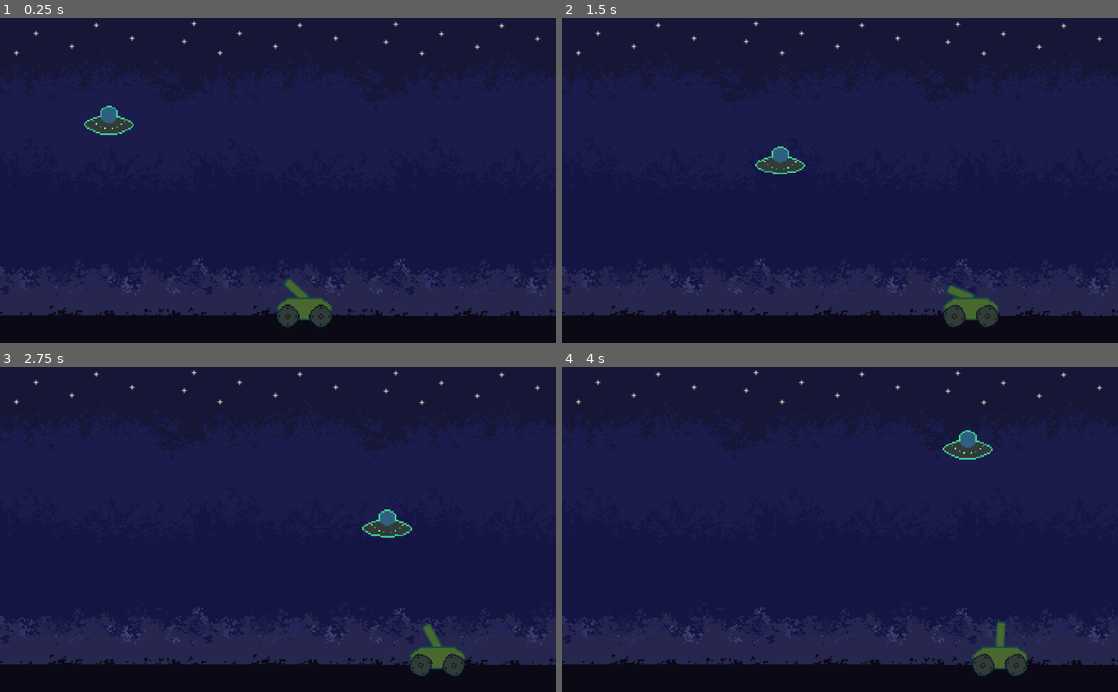
Above: before the commit, frames 1-4 (two rows, left to right).
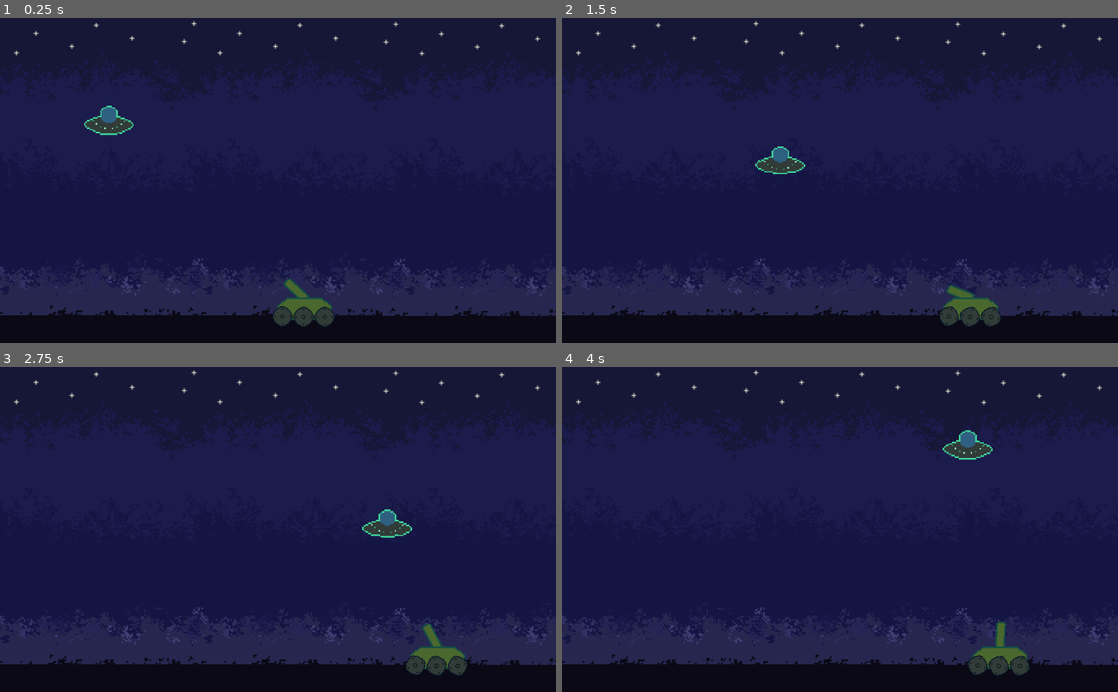
Above: after the commit, the same moments.

Repository: zMenta/Godot-Projects
Game: Godot game, scene res://Scenes/Main.tscn
The game is run twice, just before and just after one commit, with the same random seed, the same clock (stepped at 60 frames per second) and the same inputs.
Inputs (mouse positions are in pixels of both pictures, inside the frame that each line leads up to):
- Up to frame 1 (0.25 s): no input
- Up to frame 2 (1.5 s): move the mouse to (962, 164) at 0.52 s; hold Right (ui_right) 0.53-1.28 s; move the mouse to (728, 196) at 1.27 s; hold Left (ui_left) from 1.28 s (still down)
- Up to frame 3 (2.75 s): move the mouse to (333, 458) at 2.02 s; release Left (ui_left) at 2.03 s; hold Right (ui_right) from 2.03 s (still down)
- Up to frame 4 (4 s): move the mouse to (812, 594) at 2.77 s; move the mouse to (1006, 578) at 3.52 s; release Right (ui_right) at 3.53 s; hold Left (ui_left) from 3.53 s (still down)

The runs differ from the first frame. In frame 1, 0.3% of the frame differs, in the area x 49-61%, y 88-96%; in frame 2, 0.3%; in frame 3, 0.3%, in the area x 73-84%, y 88-96%; in frame 4, 0.3%.

Commit message:
Alien Project | Better wheel turning handling

Diff:
--- a/Invaders from Space/Scenes/Player.tscn
+++ b/Invaders from Space/Scenes/Player.tscn
@@ -9,9 +9,6 @@
 
 [node name="Player" type="KinematicBody2D"]
 script = ExtResource( 2 )
-__meta__ = {
-"_edit_group_": true
-}
 
 [node name="CannonPivot" type="Position2D" parent="."]
 position = Vector2( 0, -20 )
@@ -28,20 +25,29 @@
 region_enabled = true
 region_rect = Rect2( 0, 59.5978, 102, 42.4022 )
 
-[node name="WheelLeft" type="Sprite" parent="."]
-position = Vector2( -31, 14 )
-scale = Vector2( 0.8, 0.8 )
+[node name="CollisionShape2D" type="CollisionShape2D" parent="."]
+rotation = 1.5708
+shape = SubResource( 1 )
+
+[node name="Wheels" type="Node2D" parent="."]
+
+[node name="Wheel1" type="Sprite" parent="Wheels"]
+position = Vector2( -41, 14 )
+scale = Vector2( 0.7, 0.7 )
 texture = ExtResource( 1 )
 region_enabled = true
 region_rect = Rect2( 48, 3, 54, 54 )
 
-[node name="WheelRight" type="Sprite" parent="."]
-position = Vector2( 30, 14 )
-scale = Vector2( 0.8, 0.8 )
+[node name="Wheel2" type="Sprite" parent="Wheels"]
+position = Vector2( -2, 15 )
+scale = Vector2( 0.7, 0.7 )
 texture = ExtResource( 1 )
 region_enabled = true
 region_rect = Rect2( 48, 3, 54, 54 )
 
-[node name="CollisionShape2D" type="CollisionShape2D" parent="."]
-rotation = 1.5708
-shape = SubResource( 1 )
+[node name="Wheel3" type="Sprite" parent="Wheels"]
+position = Vector2( 37, 15 )
+scale = Vector2( 0.7, 0.7 )
+texture = ExtResource( 1 )
+region_enabled = true
+region_rect = Rect2( 48, 3, 54, 54 )
--- a/Invaders from Space/Scripts/Player.gd
+++ b/Invaders from Space/Scripts/Player.gd
@@ -4,6 +4,7 @@
 export var WHEEL_ROTATION_SPEED := 6
 
 var screen = OS.get_window_safe_area().size
+onready var wheels := $Wheels.get_children()
 
 func _physics_process(delta: float) -> void:
 	position.x = clamp(position.x, 0+60, screen.x-60)
@@ -13,11 +14,11 @@
 
 	if Input.is_action_pressed("ui_left"):
 		direction.x = -1
-		$WheelRight.rotation_degrees -= WHEEL_ROTATION_SPEED
-		$WheelLeft.rotation_degrees -= WHEEL_ROTATION_SPEED
+		for wheel in wheels:
+			wheel.rotation_degrees -= WHEEL_ROTATION_SPEED
 	if Input.is_action_pressed("ui_right"):
-		$WheelRight.rotation_degrees += WHEEL_ROTATION_SPEED
-		$WheelLeft.rotation_degrees += WHEEL_ROTATION_SPEED
+		for wheel in wheels:
+			wheel.rotation_degrees += WHEEL_ROTATION_SPEED
 		direction.x = 1
 
 	move_and_slide(SPEED*direction, Vector2.UP)
